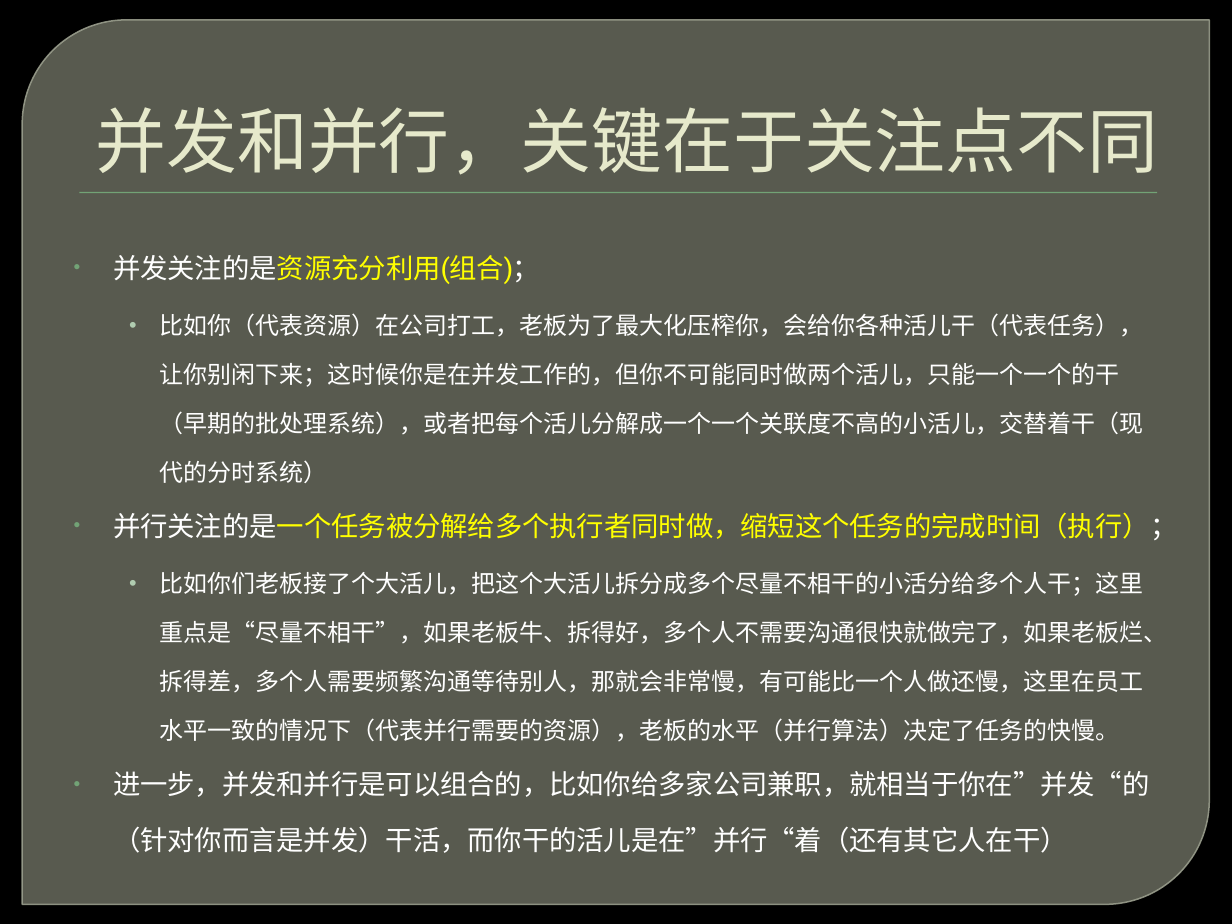
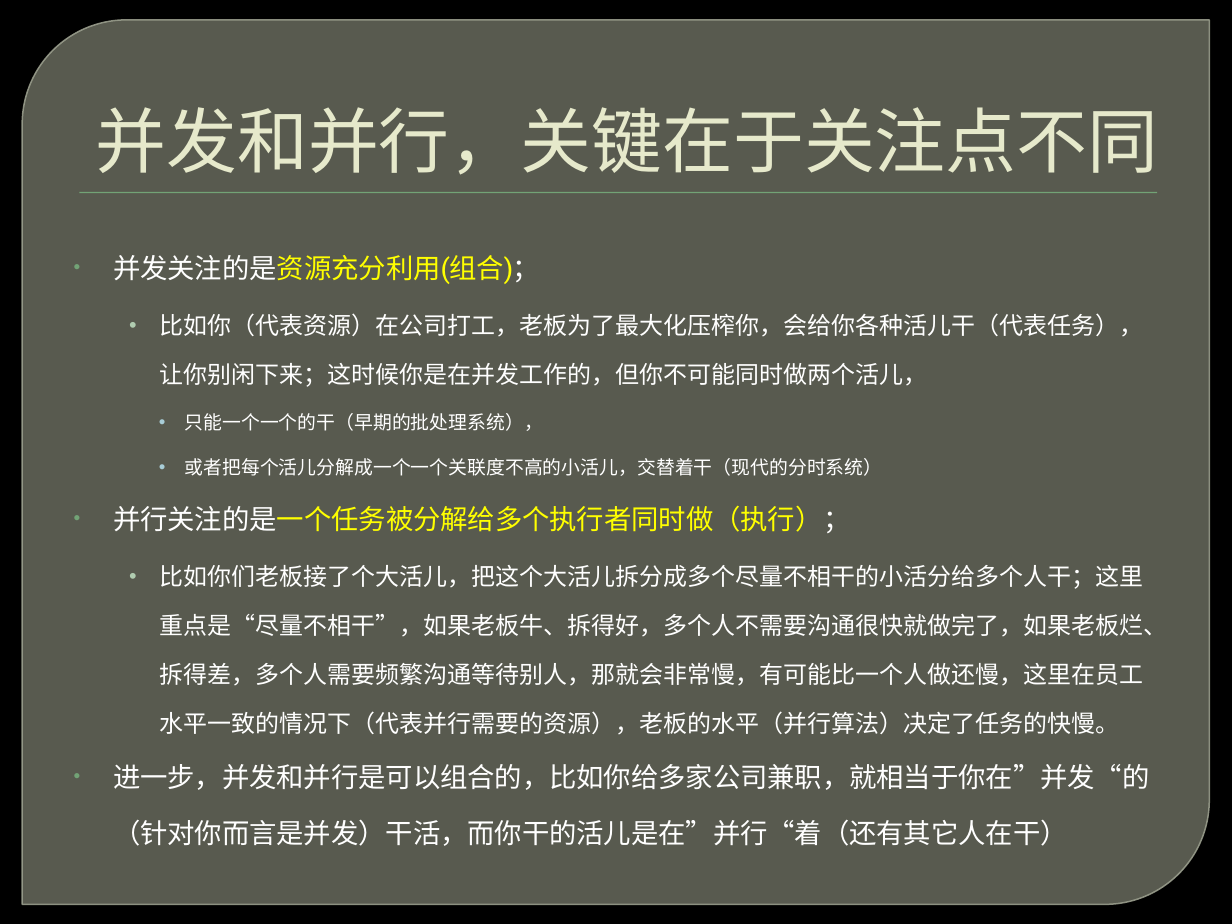
Before and after one commit to ghj1976/lecture, a slide deck: slide 11 of 并发不等于并行/并发不等于并行.pptx. Drawn at 1232x924 pixels with LibreOffice and Linux fonts; fonts in the diff are those of the drawing; background and template pictures are left out. Boxes give left, top, right and bottom in pixels: in the first picture for what was removed or moved away, otherwise in the second. Text is boxed around its words. In the diff, an @@ line names an element or a change of style, - is before the commit and + after.

Commit message:
注释并发ppt内容

```diff
--- a/并发不等于并行/并发不等于并行.pptx
+++ b/并发不等于并行/并发不等于并行.pptx
@@ text at (x1=113, y1=313, x2=1144, y2=533): text changed @@
-  • 比如你（代表资源）在公司打工，老板为了最大化压榨你，会给你各种活儿干（代表任务），让你别闲下来；这时候你是在并发工作的，但你不可能同时做两个活儿，只能一个一个的干（早期的批处理系统），或者把每个活儿分解成一个一个关联度不高的小活儿，交替着干（现代的分时系统）
-• 并行关注的是一个任务被分解给多个执行者同时做，缩短这个任务的完成时间（执行）；
+  • 比如你（代表资源）在公司打工，老板为了最大化压榨你，会给你各种活儿干（代表任务），让你别闲下来；这时候你是在并发工作的，但你不可能同时做两个活儿，
+    • 只能一个一个的干（早期的批处理系统），
+    • 或者把每个活儿分解成一个一个关联度不高的小活儿，交替着干（现代的分时系统）
+• 并行关注的是一个任务被分解给多个执行者同时做（执行）；
```
Also in this commit, not shown: 10 other slides changed.
